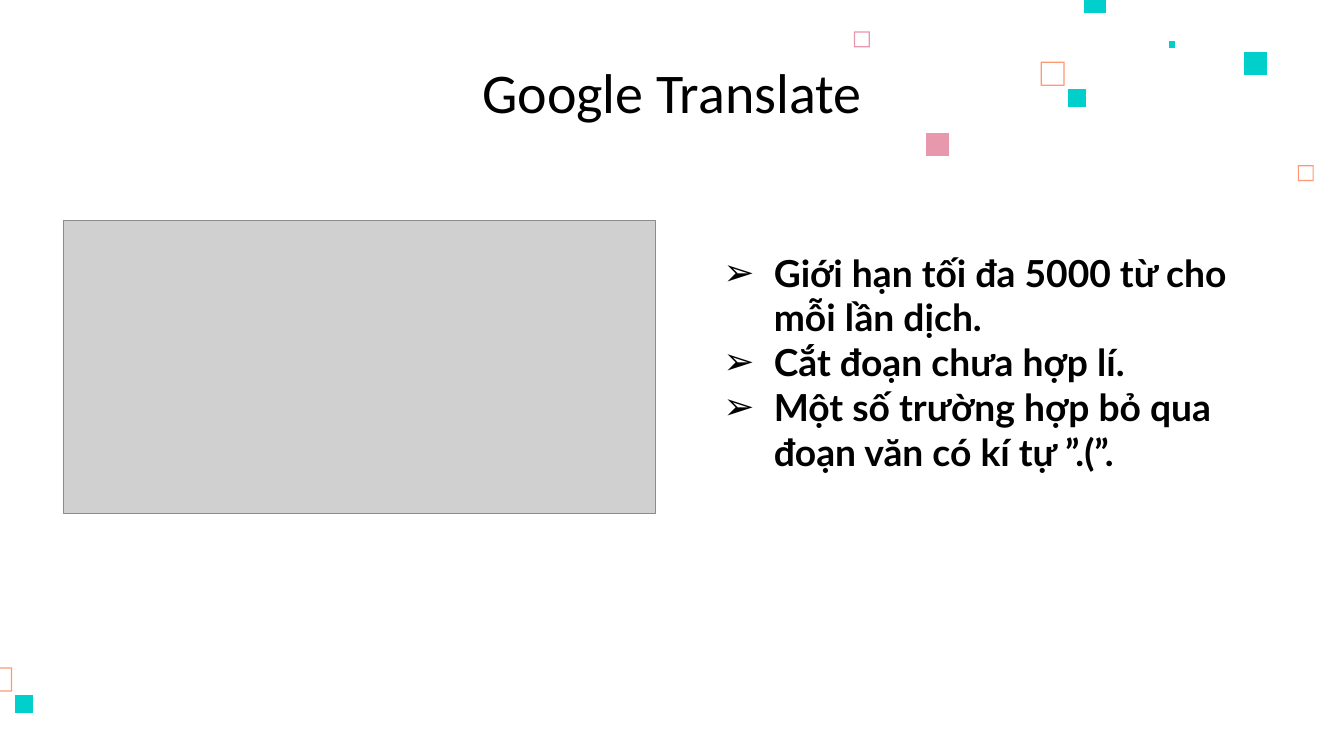
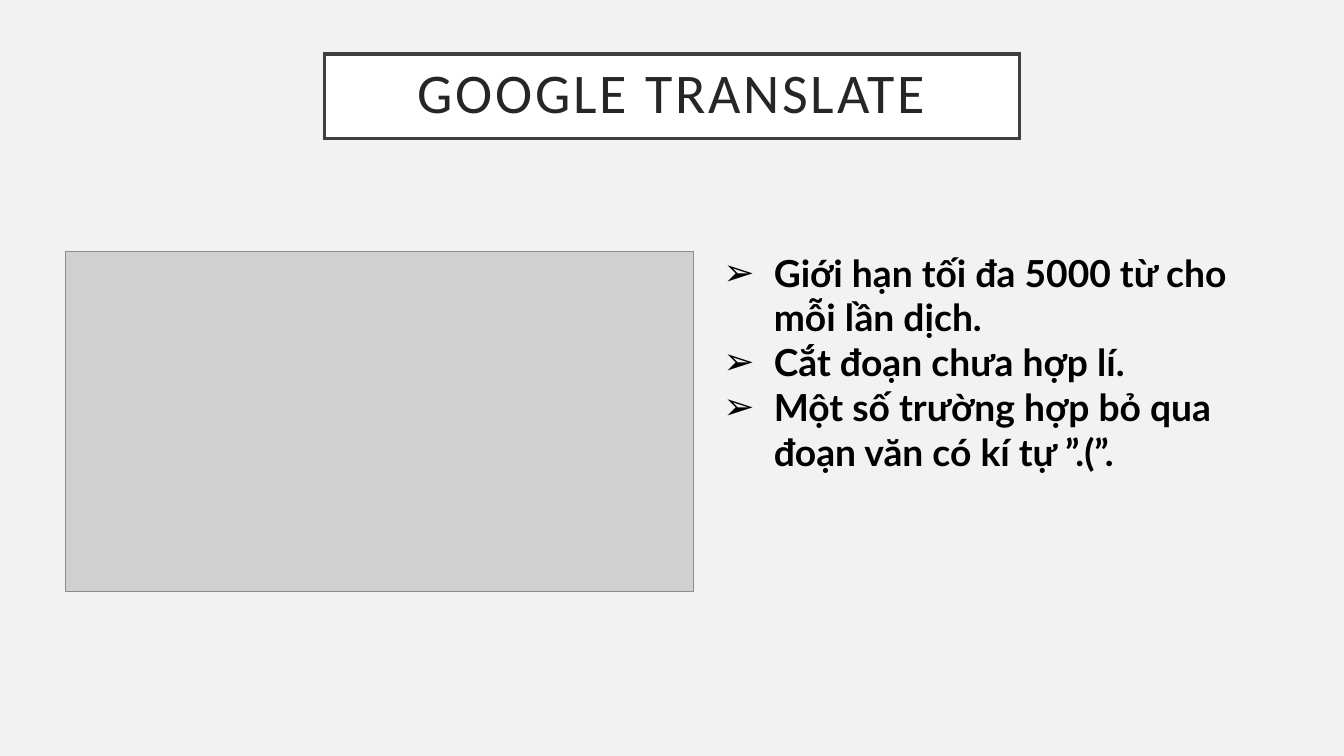
Before and after one commit to nmtri1912/kltn, a slide deck: slide 6 of Tài liệu/Presentation.pptx. Drawn at 1344x756 pixels with LibreOffice and Linux fonts; fonts in the diff are those of the drawing; grey boxes stand for pictures. Boxes give left, top, right and bottom in pixels: in the first picture for what was removed or moved away, otherwise in the second. Text is boxed around its words. In the diff, an @@ line names an element or a change of style, - is before the commit and + after.

```diff
--- a/Tài liệu/Presentation.pptx
+++ b/Tài liệu/Presentation.pptx
@@ background #FFFFFF to #F2F2F2 @@
@@ freeform shape removed at [1084,0,1107,13] @@
@@ title "GOOGLE TRANSLATE": place and size @@
-title "GOOGLE TRANSLATE" at [482,74,861,123]
+title "GOOGLE TRANSLATE" at [325,53,1019,138]
@@ title "GOOGLE TRANSLATE" at [325,53,1019,138]: fill none to #FFFFFF; outline none to #404040 2.5 pt @@
@@ freeform shape removed at [854,31,870,47] @@
@@ freeform shape removed at [1170,41,1177,47] @@
@@ freeform shape removed at [1244,52,1267,76] @@
@@ title at [418,76,925,114]: text changed; text colour #000000 to #262626 @@
-Google Translate
+GOOGLE TRANSLATE
@@ freeform shape removed at [1041,62,1065,86] @@
@@ freeform shape removed at [1068,90,1086,108] @@
@@ freeform shape removed at [926,133,949,156] @@
@@ freeform shape removed at [1299,165,1315,181] @@
@@ picture: place and size @@
-picture at [64,221,655,513]
+picture at [66,252,694,592]
@@ freeform shape removed at [0,667,12,692] @@
@@ freeform shape removed at [15,695,33,713] @@
```
Also in this commit, not shown: 15 other slides changed, 2 slides added, 2 slides removed, 2 other files.
